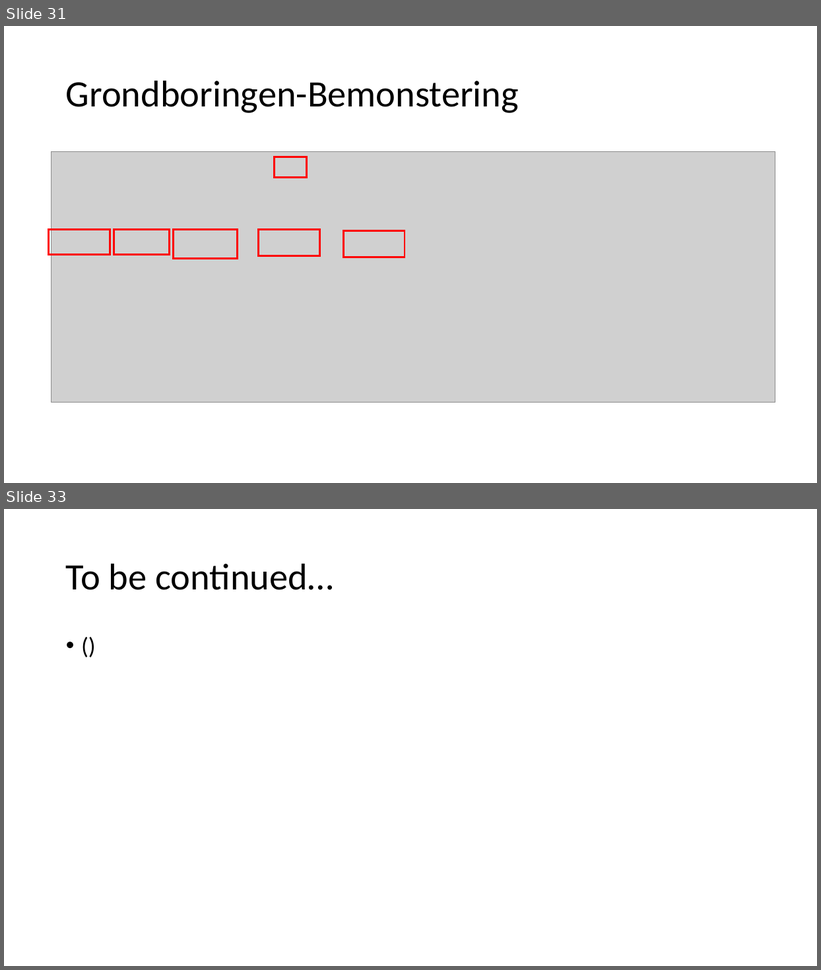
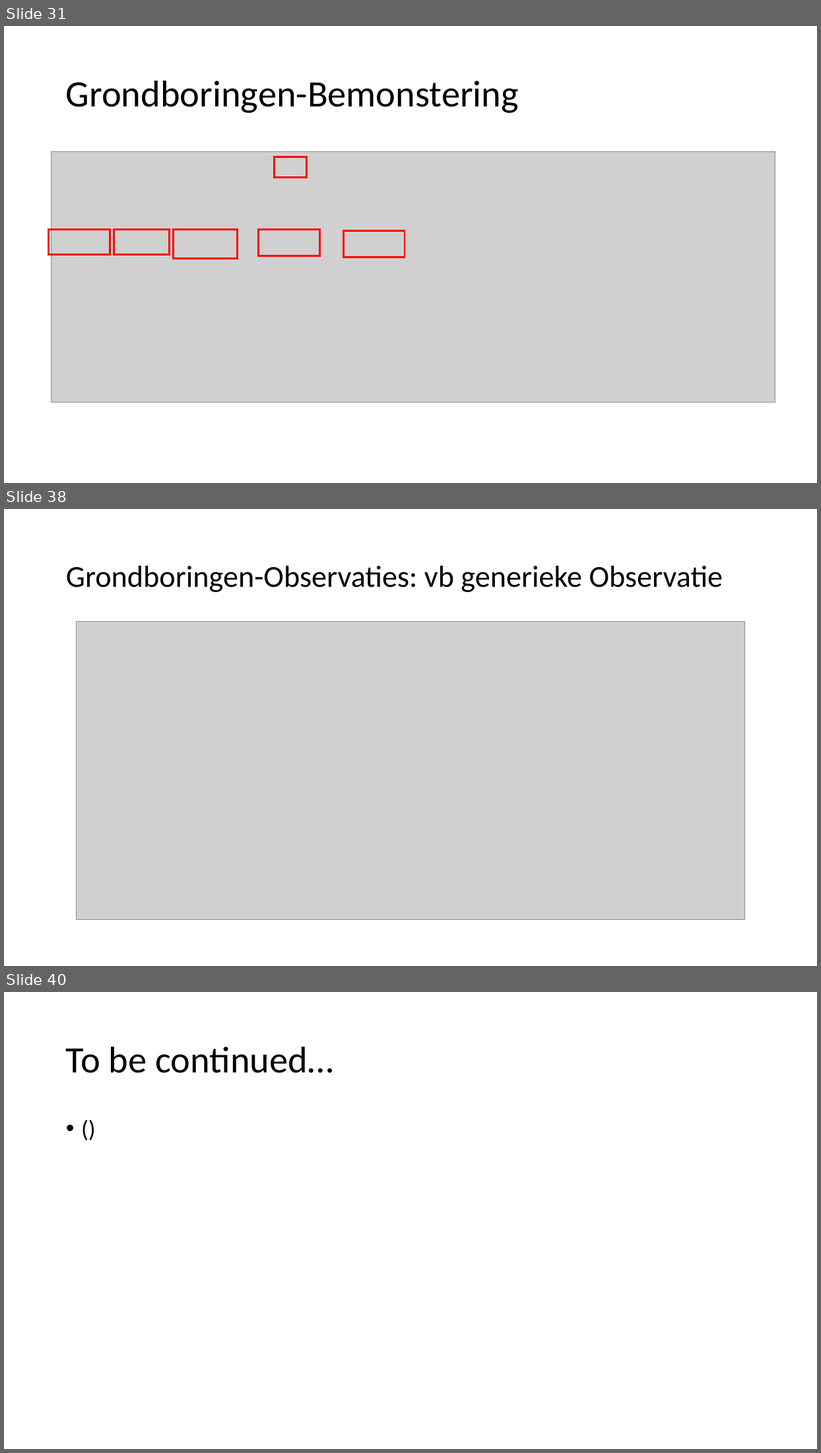
Before and after one commit to Informatievlaanderen/OSLOthema-bodemEnOndergrond, a slide deck: resources/consolidatie/WerkgroepConsolidatie20210531.pptx. Shown one above the other, each under a label of ours: slides 31 and 33 before the commit, slides 31, 38 and 40 after it; the slides between them are not shown. The pictures are 821x970 and 821x1453 pixels, drawn with LibreOffice and Linux fonts; fonts in the diff are those of the drawing; grey boxes stand for pictures. Boxes give left, top, right and bottom in pixels: in the first picture for what was removed or moved away, otherwise in the second. Text is boxed around its words. In the diff, an @@ line names an element or a change of style, - is before the commit and + after.

```diff
--- a/resources/consolidatie/WerkgroepConsolidatie20210531.pptx
+++ b/resources/consolidatie/WerkgroepConsolidatie20210531.pptx
@@ slide 38 added at [4, 509, 817, 966], background #FFFFFF @@
@@ title added at [66, 566, 723, 592], 36 pt, text #000000 @@
+Grondboringen-Observaties: vb generieke Observatie
@@ picture added at [76, 622, 745, 920] @@
@@ what was slide 33 is now slide 40 @@
```
Also in this commit, not shown: 9 slides changed, 8 other slides added, 2 slides removed.
